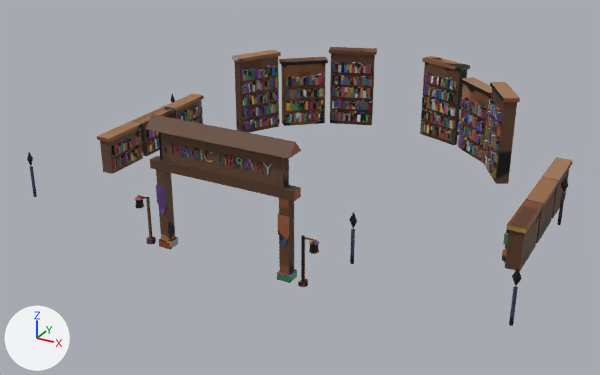
The FBX model assets/stations/area_library_2_5.fbx as it was, and as the next commit left it.
Before and after are seen from a 50 mm lens placed at (111.3, -221.3, 106.7), pointed at (-3.9, -11.9, 2.1). The lights are fixed; the arrows at lower left show +X, +Y and +Z. The older version comes first.

Objects in the first picture: 'area_library_2_5_body' and 2 more.
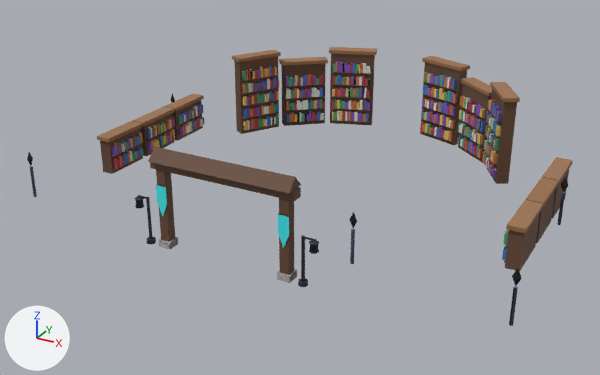
Changed parts and their boxes (x1, y1, x2, y2) in the pictures (600 x 375 px; the box of a moved part takes in the faces that stretch with it):
part 1 of me_area_library_2_5_body, moved or reshaped: before (146, 114, 301, 158); after (148, 147, 301, 193)
part 2 of me_area_library_2_5_body, moved or reshaped (not visible afterwards): before (481, 106, 486, 118)
part 3 of me_area_library_2_5_body, deleted (brown): before (158, 132, 289, 188)
part 4 of me_area_library_2_5_body, moved or reshaped: before (112, 61, 508, 261); after (112, 61, 508, 260)
part 5 of me_area_library_2_5_body, surface changed: (30, 47, 573, 326) in both

The change in detail:
me_area_library_2_5_body is used by ob_area_library_2_5_body; location (0.0, 0.0, 0.0).
me_area_library_2_5_body had 6428 vertices, 5613 faces and spanned x -75.0..75.0, y -63.0..60.0, z 0.0..38.0.
me_area_library_2_5_body now has 5378 vertices, 4017 faces and spans x -75.0..75.0, y -63.0..60.0, z 0.0..30.0.
me_area_library_2_5_body part 1: the loose piece of 6 vertices spanning x -21.0..21.0, y -63.0..-57.0, z 34.0..38.0 is moved by (0.0, 0.0, -9.0).
me_area_library_2_5_body part 2: the loose piece of 8 vertices spanning x 37.0..39.0, y 39.0..41.0, z 17.0..20.0 is scaled about its middle by (1.21, 0.117, 0.791), then moved by (28.0, -42.0, -11.0).
me_area_library_2_5_body part 3: 13 loose pieces with 1122 vertices, spanning x -19.0..19.0, y -61.0..-59.0, z 24.0..34.0, are deleted.
me_area_library_2_5_body part 4: 398 vertices moved within x -67.0..67.0, y -27.0..57.0, z 2.0..25.0; 1212 vertices removed from x -67.0..67.0, y -27.0..57.0, z 2.0..25.0; 1252 vertices added at x -67.0..67.0, y -27.0..57.0, z 2.0..25.0.
me_area_library_2_5_body part 5: 1268 kept faces spanning x -75.0..75.0, y -62.0..60.0, z 0.0..30.0 get new texture (UV) coordinates.
Other edits to the shape of me_area_library_2_5_body do not show in these pictures.
